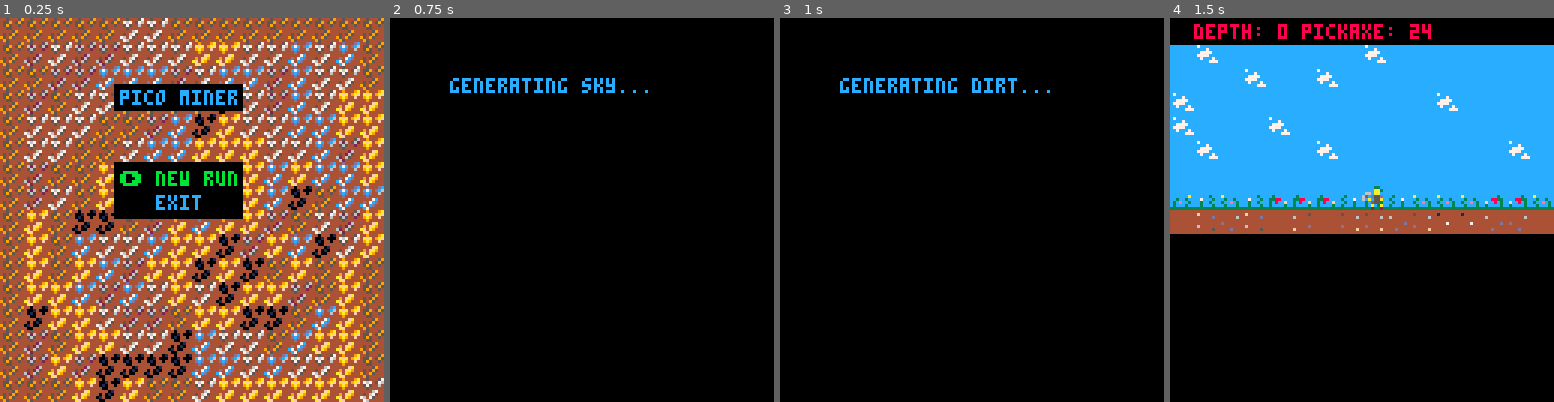
Above: before the commit, frames 1-4 (left to right).
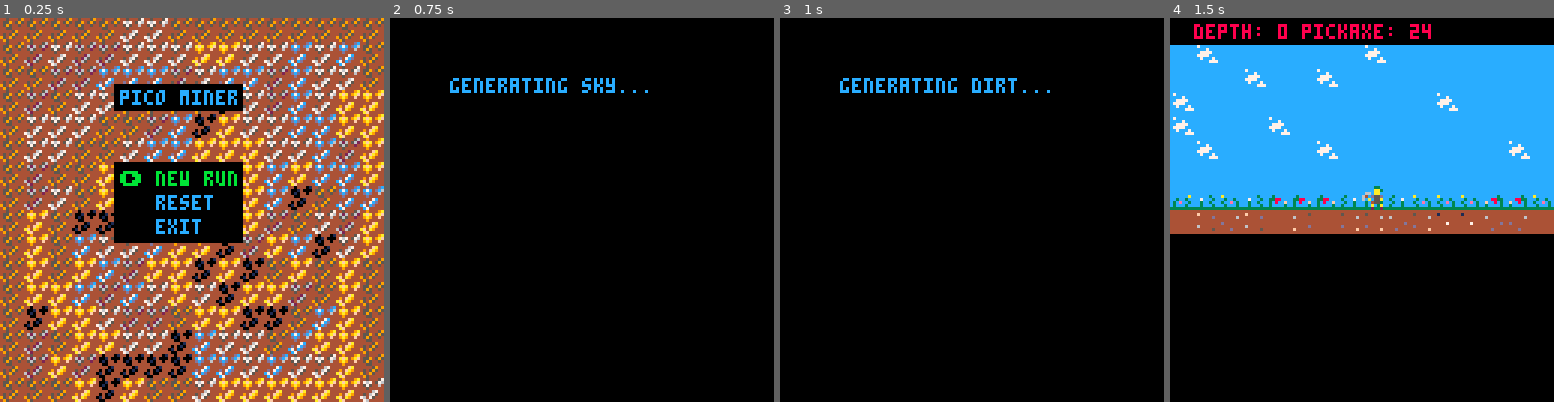
Above: after the commit, the same moments.

Repository: Divoolej/pico-miner
Game: PICO-8 cartridge pico_miner.p8
Same seed, same stepped clock (60 frames per second), same inputs: the game is played once before the commit and once after it.
Inputs:
- Up to frame 1 (0.25 s): no input
- Up to frame 2 (0.75 s): tap X (X key) at 0.33 s; tap O (Z key) at 0.7 s
- Up to frame 3 (1 s): no input
- Up to frame 4 (1.5 s): tap X (X key) at 1.07 s

The runs differ from the first frame. In frame 1, 2.2% of the frame differs, in the area x 29-64%, y 46-59%; in frame 2, nothing differs; in frame 3, nothing differs; in frame 4, nothing differs.

Commit message:
Add persistent saves

Diff:
--- a/src/main.lua
+++ b/src/main.lua
@@ -77,6 +77,7 @@
 
 -- core functions
 function _init()
+  save.load_progress()
   menu:init()
 end
 
--- a/src/main_menu.lua
+++ b/src/main_menu.lua
@@ -11,12 +11,20 @@
   },
   {
     is_selected = false,
+    text = "reset",
+    callback = function()
+      save.reset_progress()
+    end
+  },
+  {
+    is_selected = false,
     text = "exit",
     callback = function()
       cls()
+      save.save_progress()
       stop()
     end,
-  },
+  }
 }
 
 function for_selected_option(self, callback)
--- a/src/player.lua
+++ b/src/player.lua
@@ -162,10 +162,13 @@
 end
 
 player = {
+  money = 0,
+  level = 1,
   camera_offset = 0,
   resources = {},
   collect = collect,
   pickaxe = 24,
+  pickaxe_level = 1,
   x_grid = 8,
   y_grid = 7,
   current_sprite = 0,
--- a/src/save.lua
+++ b/src/save.lua
@@ -1,10 +1,30 @@
+local money_addr = 0x5e00
+local player_lvl_addr = money_addr + 4
+local pickaxe_lvl_addr = player_lvl_addr + 1
+
 function load_progress()
+  cartdata("divoolej_pico-miner_1")
+  player_lvl = peek(player_lvl_addr)
+  if player_lvl > 0 then
+    money = peek4(money_addr)
+    pickaxe_lvl = peek(player_lvl_addr)
+  end
+end
+
+function reset_progress()
+  poke(money_addr, 0)
+  poke(player_lvl_addr, 0)
+  poke(pickaxe_lvl_addr, 0)
 end
 
 function save_progress()
+  poke4(money_addr, player.money)
+  poke(player_lvl_addr, player.level)
+  poke(pickaxe_lvl_addr, player.pickaxe_level)
 end
 
 save = {
-  load = load_progress,
-  save = save_progress,
+  load_progress = load_progress,
+  reset_progress = reset_progress,
+  save_progress = save_progress,
 }
